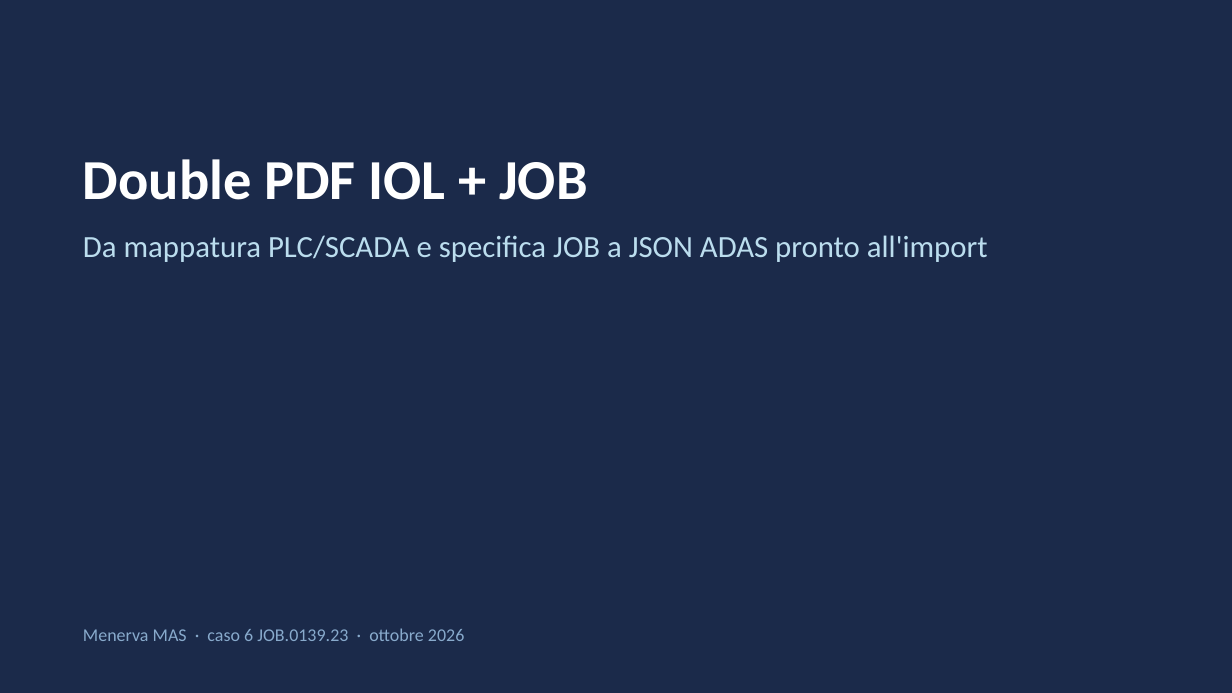
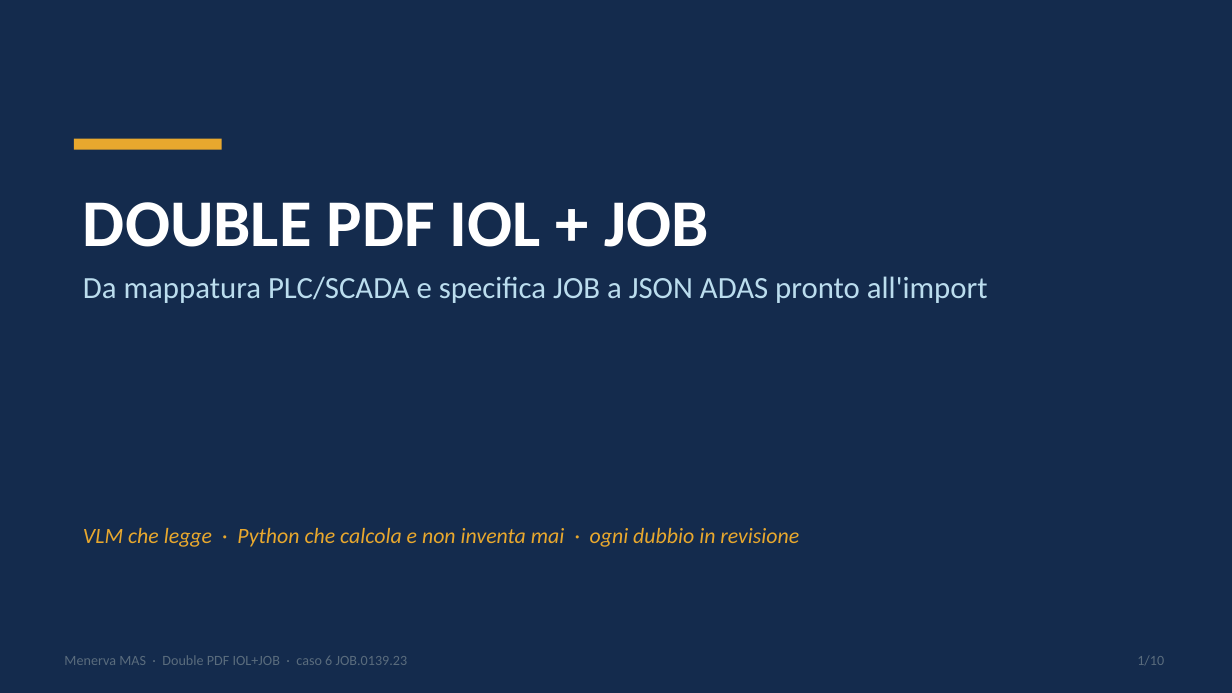
Before and after one commit to melouadi-ai/Menerva, a slide deck: slide 1 of myhydra/double_pdf/presentazione_double_pdf.pptx. Drawn at 1232x693 pixels with LibreOffice and Linux fonts; fonts in the diff are those of the drawing. Boxes give left, top, right and bottom in pixels: in the first picture for what was removed or moved away, otherwise in the second. Text is boxed around its words. In the diff, an @@ line names an element or a change of style, - is before the commit and + after.

Commit message:
2026-10-05 18:05 — Presentazione Double PDF: nuovo .pptx + documento, verità caso 7 (test + fixture run2)

```diff
--- a/myhydra/double_pdf/presentazione_double_pdf.pptx
+++ b/myhydra/double_pdf/presentazione_double_pdf.pptx
@@ background #1B2A4A to #142B4D @@
@@ rectangle added at [74,139,222,150], fill #E8A82E @@
@@ text "DOUBLE PDF IOL + JOB": place and size @@
-text "DOUBLE PDF IOL + JOB" at [83,159,988,262]
+text "DOUBLE PDF IOL + JOB" at [83,202,988,303]
@@ text at [83,202,709,247]: text changed; size 44 to 52 pt @@
-Double PDF IOL + JOB
+DOUBLE PDF IOL + JOB
@@ text at [83,276,988,303]: less space between paragraphs @@
@@ text added at [83,528,799,547], 17 pt, text #E8A82E, italic @@
+VLM che legge · Python che calcola e non inventa mai · ogni dubbio in revisione
@@ text at [64,655,408,665]: text changed; size 14 to 11 pt; text colour #88AACC to #5A6C7D @@
-Menerva MAS · caso 6 JOB.0139.23 · ottobre 2026
+Menerva MAS · Double PDF IOL+JOB · caso 6 JOB.0139.23
@@ text added at [1137,656,1164,665], 11 pt, text #5A6C7D @@
+1/10
```
Also in this commit, not shown: 3 other slides changed, 6 slides added, 5 slides removed, 5 other files.
